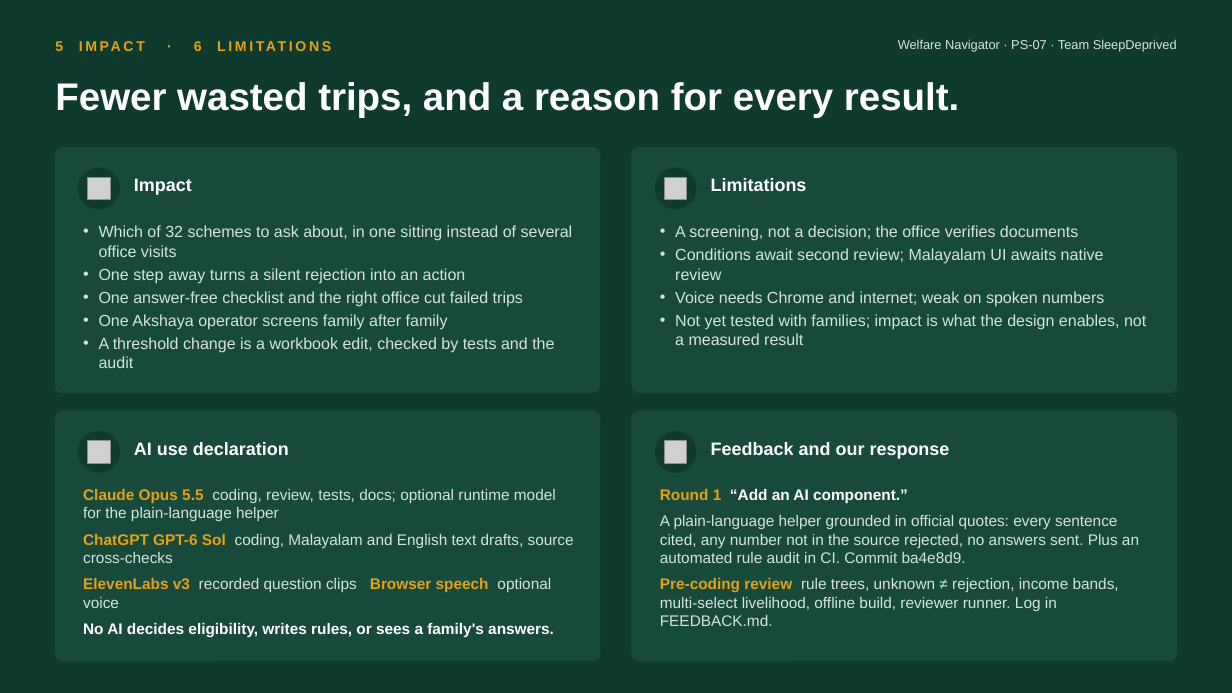
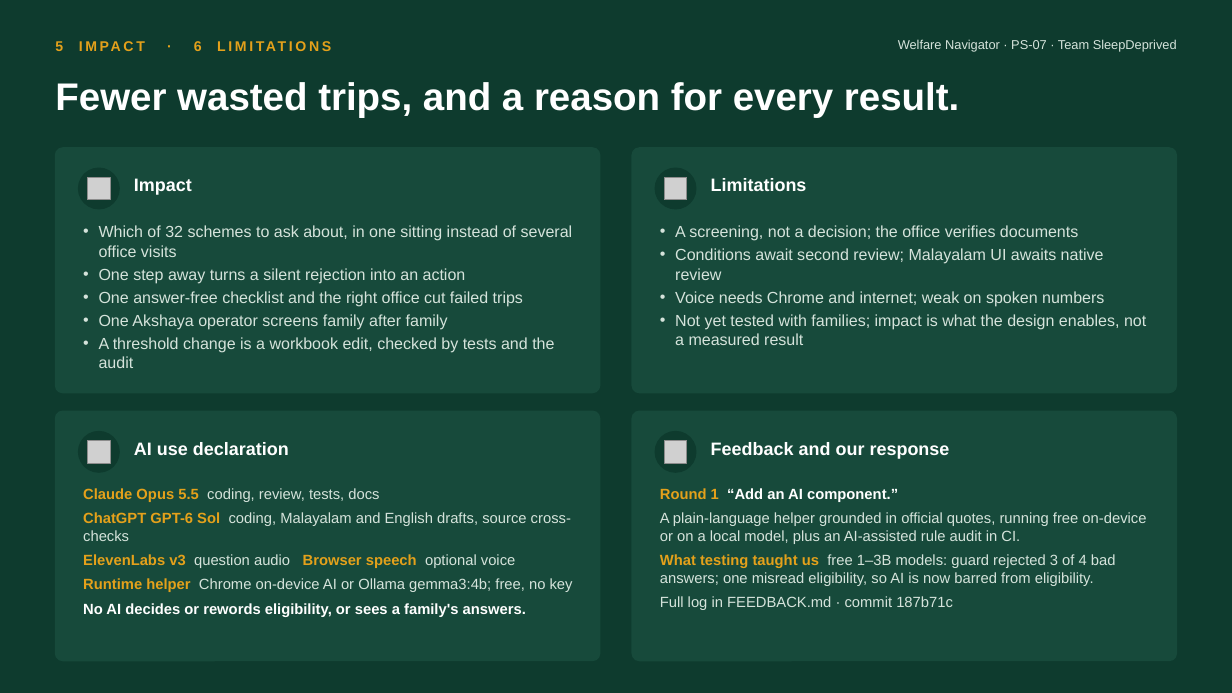
Before and after one commit to hxr4/welfarenavigator, a slide deck: slide 5 of docs/Welfare-Navigator-PS07.pptx. Drawn at 1232x693 pixels with LibreOffice and Linux fonts; fonts in the diff are those of the drawing; grey boxes stand for pictures. Boxes give left, top, right and bottom in pixels: in the first picture for what was removed or moved away, otherwise in the second. Text is boxed around its words. In the diff, an @@ line names an element or a change of style, - is before the commit and + after.

Commit message:
AI helper runs on free models: Chrome on-device AI, local Ollama, or any OpenAI-compatible free tier
- lib/assist/browser.ts: Chrome Prompt API (Gemini Nano), no key, nothing leaves the device
- model.ts: provider switch (ollama, openai-compatible, anthropic); Ollama reachability check
- AI never rewords eligibility: 'who can get it' shows official text only, API refuses it
- Guard now rejects uncited sentences, repetition and more than five sentences
- docs/llm-rag.md: live results from free 1B/3B models and what they changed
- README, FEEDBACK.md and deck updated; commit reference corrected to 187b71c

```diff
--- a/docs/Welfare-Navigator-PS07.pptx
+++ b/docs/Welfare-Navigator-PS07.pptx
@@ text at (x1=83, y1=488, x2=573, y2=617): text changed; size 12 to 11.5 pt @@
-Claude Opus 5.5 coding, review, tests, docs; optional runtime model for the plain-language helper
-ChatGPT GPT-6 Sol coding, Malayalam and English text drafts, source cross-checks
-ElevenLabs v3 recorded question clips Browser speech optional voice
-No AI decides eligibility, writes rules, or sees a family's answers.
+Claude Opus 5.5 coding, review, tests, docs
+ChatGPT GPT-6 Sol coding, Malayalam and English drafts, source cross-checks
+ElevenLabs v3 question audio Browser speech optional voice
+Runtime helper Chrome on-device AI or Ollama gemma3:4b; free, no key
+No AI decides or rewords eligibility, or sees a family's answers.
@@ text at (x1=660, y1=488, x2=898, y2=502): size 12 to 11.5 pt in "Round 1 “Add an AI component.”"; less space between paragraphs @@
@@ text at (x1=660, y1=512, x2=1146, y2=610): text changed; size 12 to 11.5 pt @@
-A plain-language helper grounded in official quotes: every sentence cited, any number not in the source rejected, no answers sent. Plus an automated rule audit in CI. Commit ba4e8d9.
-Pre-coding review rule trees, unknown ≠ rejection, income bands, multi-select livelihood, offline build, reviewer runner. Log in FEEDBACK.md.
+A plain-language helper grounded in official quotes, running free on-device or on a local model, plus an AI-assisted rule audit in CI.
+What testing taught us free 1–3B models: guard rejected 3 of 4 bad answers; one misread eligibility, so AI is now barred from eligibility.
+Full log in FEEDBACK.md · commit 187b71c
```
Also in this commit, not shown: 1 other slide changed, 12 other files.
